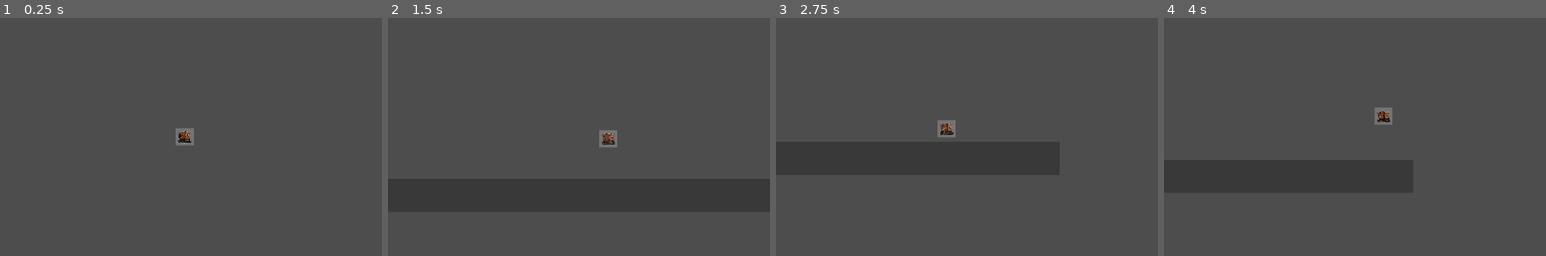
Above: before the commit, frames 1-4 (left to right).
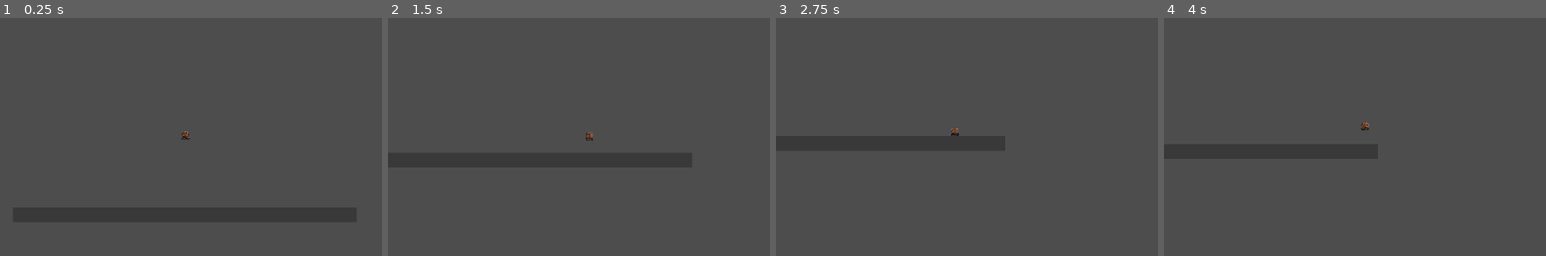
Above: after the commit, the same moments.

Repository: uzakotim/bytebit
Game: Godot game, scene res://Scenes/World.tscn
Two runs of this game, one before a commit and one after it. Both use one fixed random seed, a clock stepped at 60 frames per second and the inputs below.
Inputs:
- Up to frame 1 (0.25 s): no input
- Up to frame 2 (1.5 s): tap Enter (ui_accept) at 0.5, 0.77 s; hold Right (ui_right) from 0.53 s (still down)
- Up to frame 3 (2.75 s): tap Enter (ui_accept) at 1.52 s; release Right (ui_right) at 2.03 s; hold Left (ui_left) from 2.03 s (still down)
- Up to frame 4 (4 s): release Left (ui_left) at 2.78 s; hold Right (ui_right) from 2.78 s (still down); tap Enter (ui_accept) at 3.02, 3.77 s
The pictures show only the part of the screen within x 26-76%, y 30-80%; the shares and areas given below are measured in that part.
In our replay, the window is 799x449 before the commit and 800x500 after it. These sizes can differ from the game's own. Grey fills any space a smaller window leaves; there, only what the larger window draws over its background counts as a difference.

The runs differ from the first frame. In frame 1, 0.3% of the frame differs, in the area x 46-51%, y 46-54%; in frame 2, 0.4%, in the area x 51-60%, y 47-55%; in frame 3, 0.4%; in frame 4, 0.4%.

Commit message:
bg removed robot

Diff:
--- a/Scenes/Player.tscn
+++ b/Scenes/Player.tscn
@@ -1,26 +1,23 @@
-[gd_scene load_steps=4 format=3 uid="uid://d17rr4dpl0tp0"]
+[gd_scene format=3 uid="uid://d17rr4dpl0tp0"]
 
 [ext_resource type="Script" uid="uid://bb603cvapgxs" path="res://Scripts/Player.gd" id="1_script"]
-[ext_resource type="Texture2D" uid="uid://dplmq8efhadvn" path="res://Assets/Sprites/robot.png" id="2_sprite"]
+[ext_resource type="Texture2D" uid="uid://df7x4xli8e8yy" path="res://Assets/Sprites/removebg-robot.png" id="2_kyqiw"]
 
-[sub_resource type="CapsuleShape2D" id="CapsuleShape2D_capsule"]
-radius = 20.0
-height = 40.0
+[sub_resource type="RectangleShape2D" id="RectangleShape2D_kyqiw"]
+size = Vector2(31, 27)
 
-[node name="Player" type="CharacterBody2D"]
-unique_id_reader = 1048222847
+[node name="Player" type="CharacterBody2D" unique_id=1680494597]
 script = ExtResource("1_script")
 
-[node name="Sprite2D" type="Sprite2D" parent="."]
-unique_id_reader = 1092507998
-scale = Vector2(0.026638815, 0.02523624)
-texture = ExtResource("2_sprite")
+[node name="Sprite2D" type="Sprite2D" parent="." unique_id=631690382]
+position = Vector2(0, 5.684342e-14)
+scale = Vector2(0.038989715, 0.03848217)
+texture = ExtResource("2_kyqiw")
 
-[node name="CollisionShape2D" type="CollisionShape2D" parent="."]
-unique_id_reader = 1572797124
-shape = SubResource("CapsuleShape2D_capsule")
+[node name="CollisionShape2D" type="CollisionShape2D" parent="." unique_id=1273611140]
+position = Vector2(0, 1)
+shape = SubResource("RectangleShape2D_kyqiw")
 
-[node name="Camera2D" type="Camera2D" parent="."]
+[node name="Camera2D" type="Camera2D" parent="." unique_id=699057376]
 position = Vector2(0, -50)
 position_smoothing_enabled = true
-position_smoothing_speed = 5.0
--- a/Scenes/World.tscn
+++ b/Scenes/World.tscn
@@ -1,24 +1,25 @@
-[gd_scene load_steps=3 format=3]
+[gd_scene format=3 uid="uid://tjakm8jxvn4"]
 
 [ext_resource type="PackedScene" uid="uid://d17rr4dpl0tp0" path="res://Scenes/Player.tscn" id="1_player"]
 
 [sub_resource type="RectangleShape2D" id="RectangleShape2D_floor"]
 size = Vector2(1152, 50)
 
-[node name="World" type="Node2D"]
+[node name="World" type="Node2D" unique_id=2091293228]
+position = Vector2(0, 1)
 
-[node name="Player" parent="." instance=ExtResource("1_player")]
+[node name="Player" parent="." unique_id=1628358732 instance=ExtResource("1_player")]
 position = Vector2(576, 300)
 
-[node name="Floor" type="StaticBody2D" parent="."]
-position = Vector2(576, 600)
+[node name="Floor" type="StaticBody2D" parent="." unique_id=1943961145]
+position = Vector2(577, 600)
 
-[node name="CollisionShape2D" type="CollisionShape2D" parent="Floor"]
+[node name="CollisionShape2D" type="CollisionShape2D" parent="Floor" unique_id=394946290]
 shape = SubResource("RectangleShape2D_floor")
 
-[node name="ColorRect" type="ColorRect" parent="Floor"]
-offset_left = -576.0
+[node name="ColorRect" type="ColorRect" parent="Floor" unique_id=1856715792]
+offset_left = -578.0
 offset_top = -25.0
-offset_right = 576.0
+offset_right = 574.0
 offset_bottom = 25.0
 color = Color(0.223529, 0.223529, 0.223529, 1)
--- a/project.godot
+++ b/project.godot
@@ -15,6 +15,12 @@
 config/features=PackedStringArray("4.6", "Forward Plus")
 config/icon="res://icon.svg"
 
+[display]
+
+window/size/viewport_width=3024
+window/size/viewport_height=1964
+window/size/mode=3
+
 [dotnet]
 
 project/assembly_name="Byte Bit"
Binary file added: Assets/Sprites/removebg-robot.png
Not shown, added: Assets/Sprites/removebg-robot.png.import
Not shown, added: .DS_Store
Not shown, added: Assets/.DS_Store
